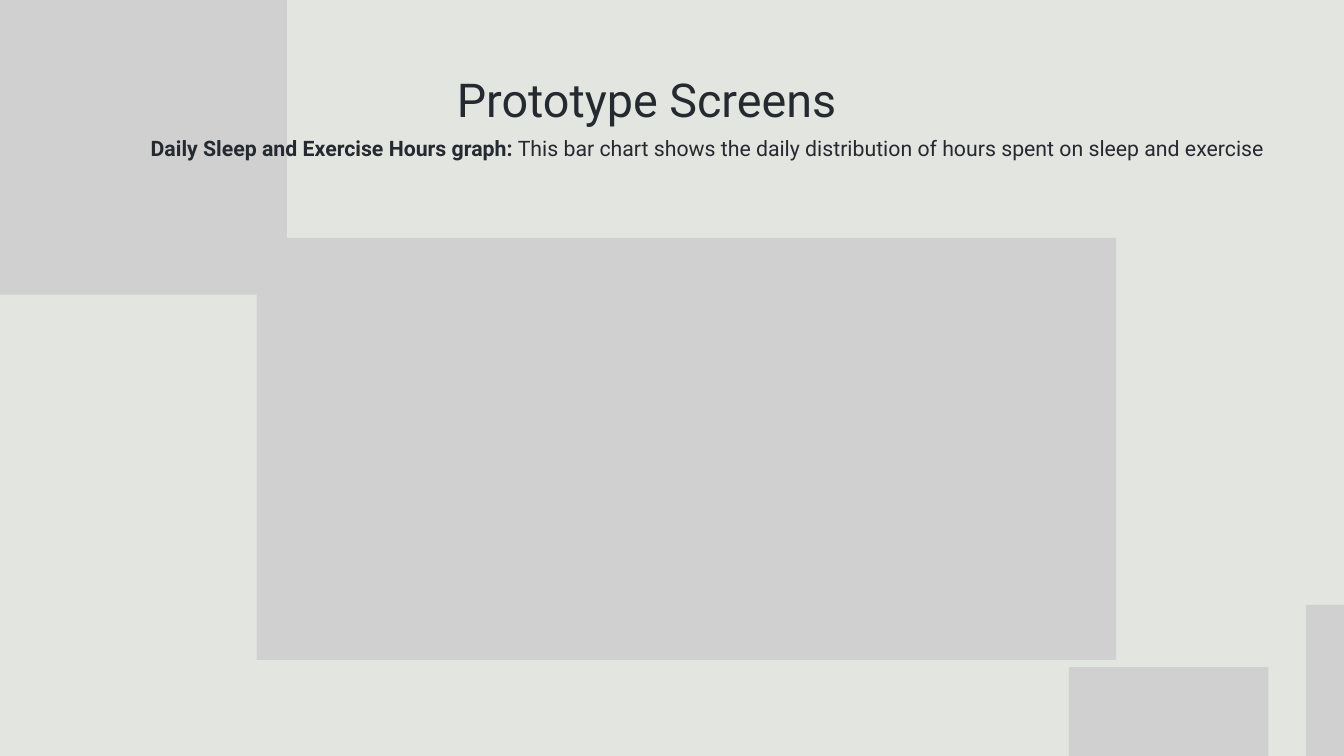
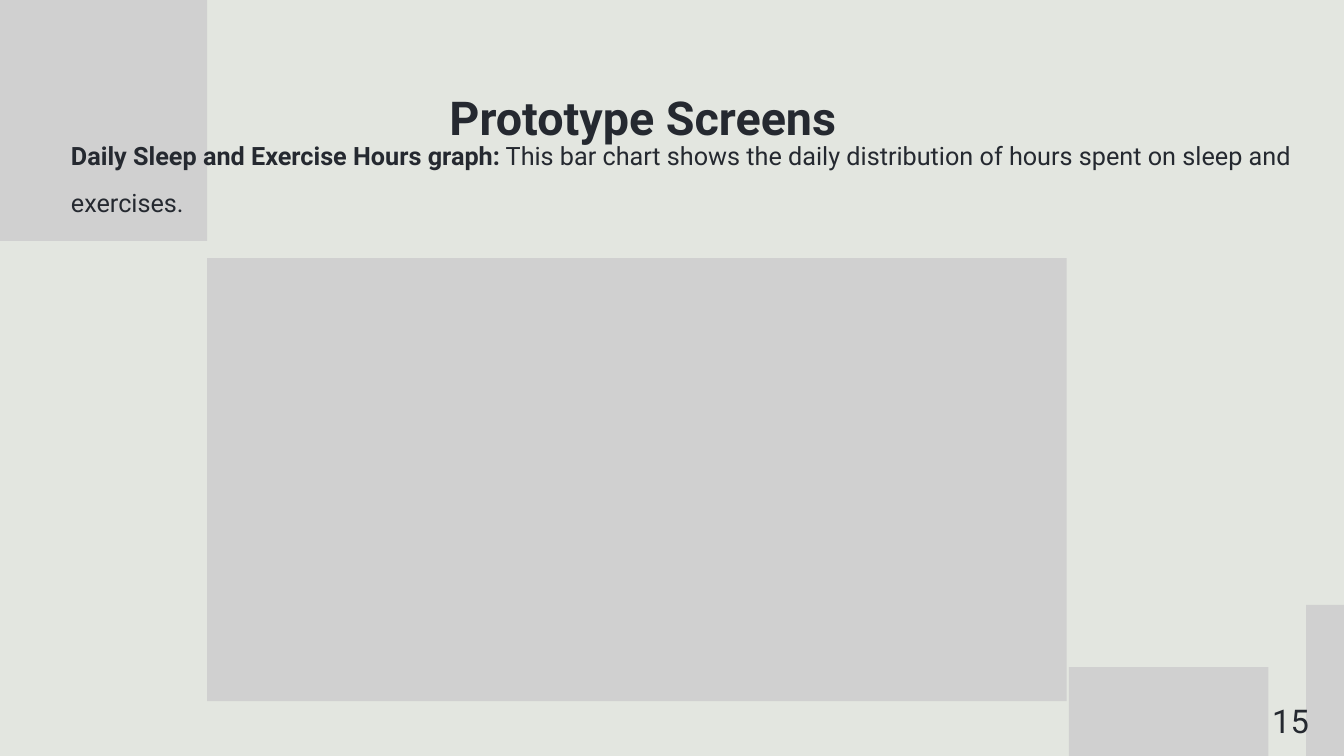
Before and after one commit to OmerFatal/FinalProject_Parkinson-s_Visualization, a slide deck: slide 15 of Capstone Project Phase 1 -Presentation.pptx (slide 13 before the commit). Drawn at 1344x756 pixels with LibreOffice and Linux fonts; fonts in the diff are those of the drawing; grey boxes stand for pictures. Boxes give left, top, right and bottom in pixels: in the first picture for what was removed or moved away, otherwise in the second. Text is boxed around its words. In the diff, an @@ line names an element or a change of style, - is before the commit and + after.

```diff
--- a/Capstone Project Phase 1 -Presentation.pptx
+++ b/Capstone Project Phase 1 -Presentation.pptx
@@ picture removed at (0, 0, 287, 295) @@
@@ picture added at (0, 0, 207, 241) @@
@@ text "Prototype Screens": place and size @@
-text "Prototype Screens" at (457, 83, 836, 127)
+text "Prototype Screens" at (449, 101, 836, 145)
@@ text "Prototype Screens" at (449, 101, 836, 145): bold on; line spacing 100pt to 2 @@
@@ text at (71, 143, 1291, 213): text changed; size 22.8 to 27 pt @@
-Daily Sleep and Exercise Hours graph: This bar chart shows the daily distribution of hours spent on sleep and exercise
+Daily Sleep and Exercise Hours graph: This bar chart shows the daily distribution of hours spent on sleep and exercises.
@@ picture: place and size @@
-picture at (257, 238, 1116, 660)
+picture at (207, 258, 1066, 701)
@@ text added at (1272, 709, 1309, 734), 35 pt, text #252930 @@
+15
```
Also in this commit, not shown: 15 other slides changed, 4 slides added, 1 slide removed.
